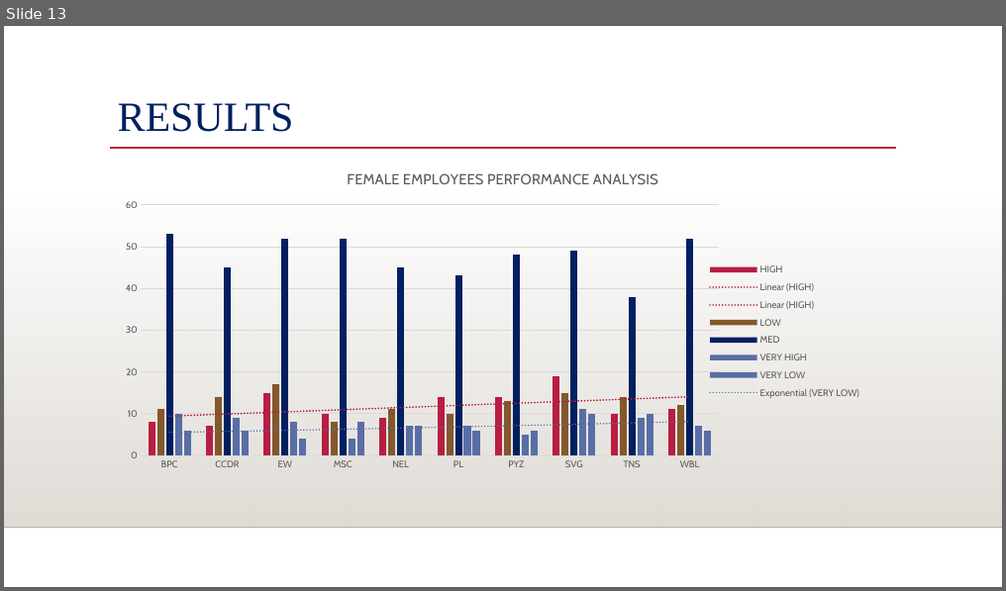
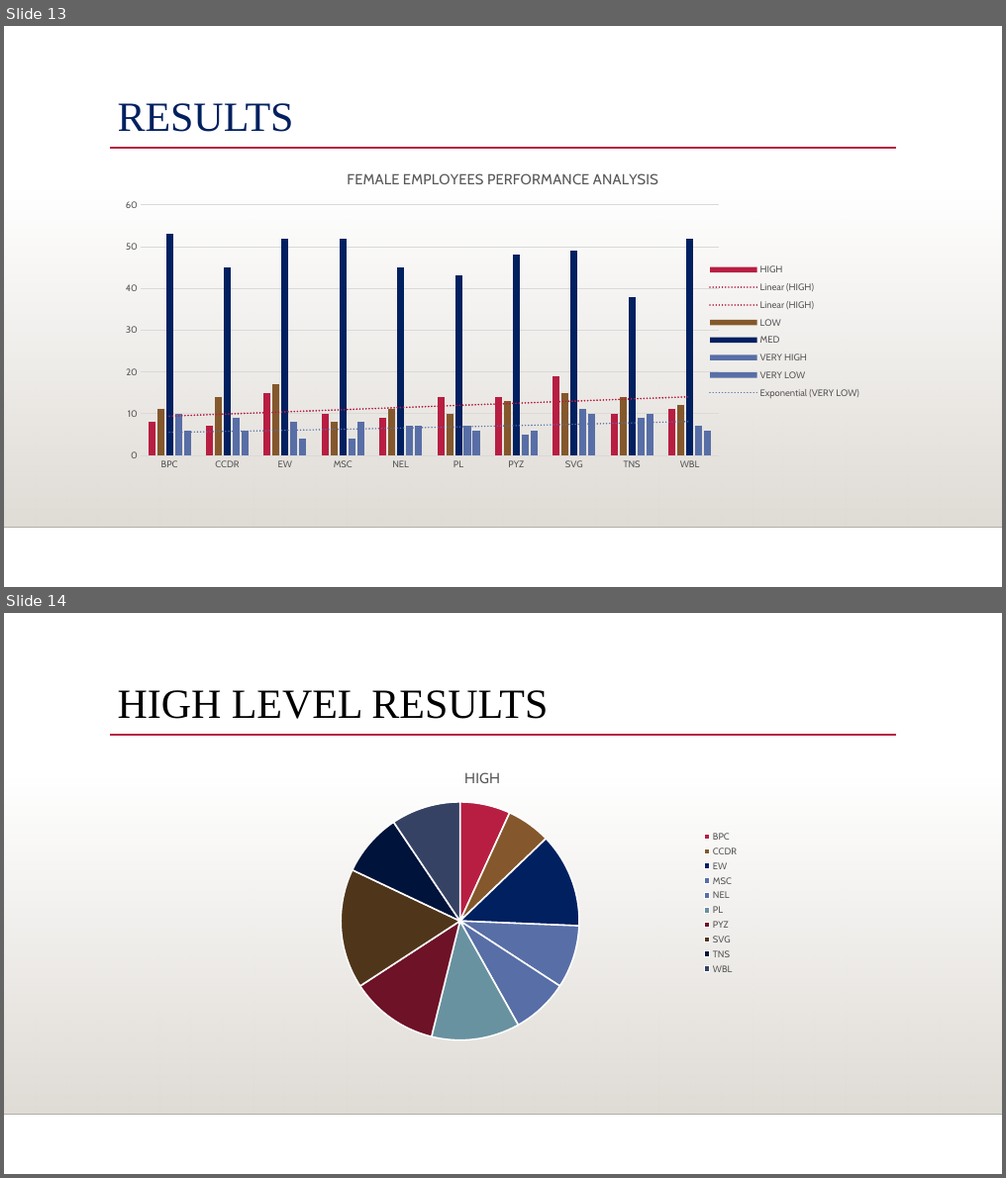
Before and after one commit to Nandhu2717/TNSDC-DATA-ANALYTICS, a slide deck: EMPLOYEE DATA ANALYSIS USING EXCEL.pptx. Shown one above the other, each under a label of ours: slide 13 before the commit, slides 13 and 14 after it. The pictures are 1006x591 and 1006x1178 pixels, drawn with LibreOffice and Linux fonts; fonts in the diff are those of the drawing; background and template pictures are left out. Boxes give left, top, right and bottom in pixels: in the first picture for what was removed or moved away, otherwise in the second. Text is boxed around its words. In the diff, an @@ line names an element or a change of style, - is before the commit and + after.

```diff
--- a/EMPLOYEE DATA ANALYSIS USING EXCEL.pptx
+++ b/EMPLOYEE DATA ANALYSIS USING EXCEL.pptx
@@ slide 14 added at (4, 613, 1002, 1174), background picture (left out); not listed: 3 template elements that a slide beside it also shows @@
@@ title added at (118, 690, 548, 719), 40 pt, text #000000 @@
+HIGH LEVEL RESULTS
@@ pie chart added at (219, 756, 746, 1051) @@
+categories: BPC, CCDR, EW, MSC, NEL, PL, PYZ, SVG, TNS, WBL
+Series 1: 7, 6, 13, 9, 8, 12, 12, 16, 9, 9
+Series 2: 9, 11, 14, 6, 9, 8, 10, 12, 11, 10
+Series 3: 11, 9, 11, 11, 9, 9, 10, 10, 8, 11
+Series 4: 13, 12, 10, 5, 9, 9, 6, 14, 12, 9
+Series 5: 9, 9, 6, 12, 10, 9, 9, 14, 14, 9
```
Also in this commit, not shown: 1 other file.
